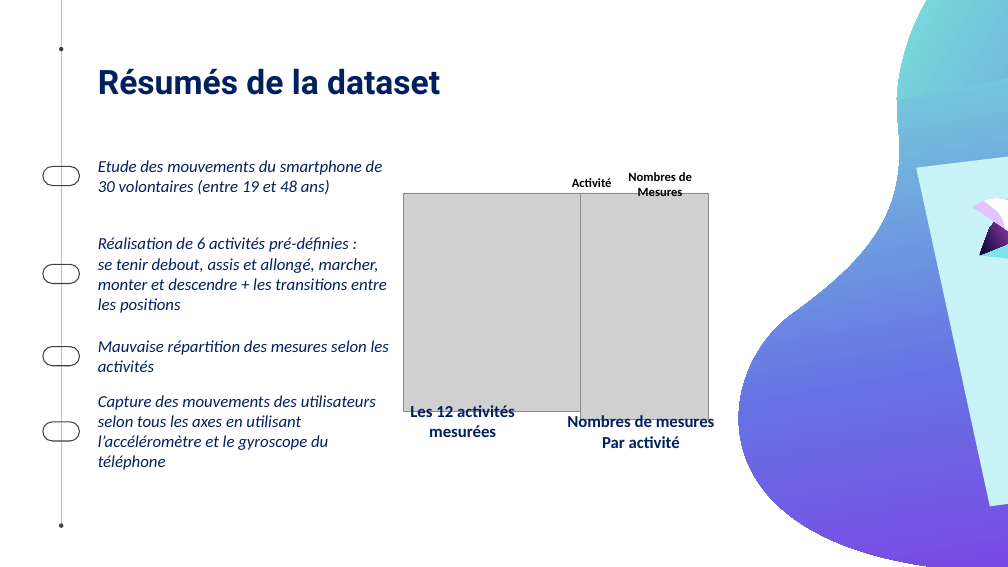
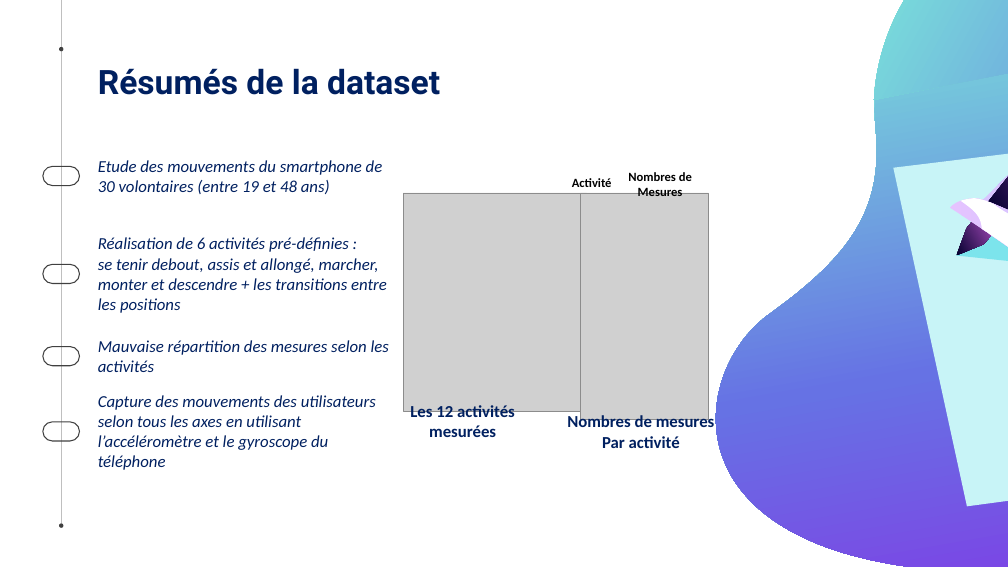
Before and after one commit to Warhammer2345/ProjetPythonForDataAnalysis, a slide deck: slide 2 of PowerPoint De Presentation/Presentation_Projet_Python.pptx. Drawn at 1008x567 pixels with LibreOffice and Linux fonts; fonts in the diff are those of the drawing; grey boxes stand for pictures. Boxes give left, top, right and bottom in pixels: in the first picture for what was removed or moved away, otherwise in the second. Text is boxed around its words. In the diff, an @@ line names an element or a change of style, - is before the commit and + after.

```diff
--- a/PowerPoint De Presentation/Presentation_Projet_Python.pptx
+++ b/PowerPoint De Presentation/Presentation_Projet_Python.pptx
@@ freeform shape added at (988, 43, 1008, 212), fill gradient #03002F to #F870FF @@
@@ 3 freeform shapes: place and size @@
-3 freeform shapes at (973, 130, 1008, 567)
+3 freeform shapes at (951, 130, 1008, 567)
@@ freeform shape added at (997, 129, 1008, 185), fill #ADA4FD @@
@@ 5 freeform shapes: place and size @@
-5 freeform shapes at (687, 0, 1008, 567)
+5 freeform shapes at (664, 0, 1008, 567)
@@ freeform shape added at (995, 183, 1008, 210), fill #FFFFFF @@
```
Also in this commit, not shown: 1 other slide changed.
